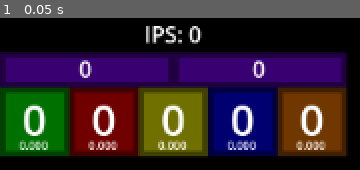
Above: before the commit, frame 1.
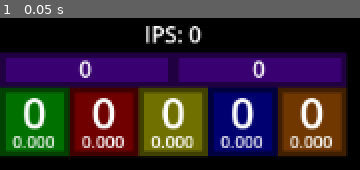
Above: after the commit, the same moment.

Repository: raphaelgoulart/ya_inputdisplay
Game: Godot game, scene res://main.tscn
Two runs of this game, one before a commit and one after it. Both use one fixed random seed, a clock stepped at 60 frames per second and the inputs below.
Inputs:
- Up to frame 1 (0.05 s): no input

The runs differ from the first frame. In frame 1, 9.0% of the frame differs, in the area x 3-93%, y 52-87%.

Commit message:
save/load settings; customize stuff
customize input bar width, scroll speed and colors

Diff:
--- a/InputBar.gd
+++ b/InputBar.gd
@@ -5,21 +5,19 @@
 var btn
 var gp_btn
 var color
-var size_rate = 400
 var rect
 var timestamp
 var x
 var y
-var w = 42
 
 # Called when the node enters the scene tree for the first time.
 func _ready():
 	rect = $ColorRect
 	rect.color = color
 	rect.color.a = 1
-	x += (50-w)/2
+	x += (50-Singleton.w)/2
 	rect.position.x = x
-	rect.size.x = w
+	rect.size.x = Singleton.w
 	rect.position.y += y
 
 func _input(ev):
@@ -34,11 +32,11 @@
 	if rect.position.y > get_viewport().get_visible_rect().size.y:
 		call_deferred("free")
 	if released:
-		rect.position.y += size_rate * delta
+		rect.position.y += Singleton.scroll_rate * delta
 	else:
-		rect.size.y += size_rate * delta
+		rect.size.y += Singleton.scroll_rate * delta
 
 func bar_release():
 	released = true
-	rect.size.y = (Time.get_unix_time_from_system() - timestamp) * size_rate
+	rect.size.y = (Time.get_unix_time_from_system() - timestamp) * Singleton.scroll_rate
 	if (rect.size.y < 1): rect.size.y = 1
--- a/Singleton.gd
+++ b/Singleton.gd
@@ -2,10 +2,27 @@
 
 var inputs_gone = []
 var ips = 0
+var scroll_rate = 400
+var w = 50
+var colors = ["#00FF00","#FF0000","#FFFF00","#0000FF","#FF8000","#8000FF","#8000FF"]
 
 # Called when the node enters the scene tree for the first time.
 func _ready():
-	pass
+	# TODO: read bindings/calibration info
+	var config = ConfigFile.new()
+	var err = config.load("user://yaid_settings.cfg")
+	if err != OK:
+		print("error reading settings file; using default values...")
+		return
+	scroll_rate = config.get_value("Settings", "scroll_rate")
+	w = config.get_value("Settings", "width")
+	colors[0] = config.get_value("Colors", "green")
+	colors[1] = config.get_value("Colors", "red")
+	colors[2] = config.get_value("Colors", "yellow")
+	colors[3] = config.get_value("Colors", "blue")
+	colors[4] = config.get_value("Colors", "orange")
+	colors[5] = config.get_value("Colors", "up")
+	colors[6] = config.get_value("Colors", "down")
 
 # TODO: calibration key receive + function
 
@@ -23,5 +40,19 @@
 
 func _notification(what):
 	if what == NOTIFICATION_WM_CLOSE_REQUEST:
-		print("quitting...") # TODO: save settings here
+		# TODO: save bindings/calibrations here
+		# save settings here
+		var config = ConfigFile.new()
+		# Store some values.
+		config.set_value("Settings", "scroll_rate", scroll_rate)
+		config.set_value("Settings", "width", w)
+		config.set_value("Colors", "green", colors[0])
+		config.set_value("Colors", "red", colors[1])
+		config.set_value("Colors", "yellow", colors[2])
+		config.set_value("Colors", "blue", colors[3])
+		config.set_value("Colors", "orange", colors[4])
+		config.set_value("Colors", "up", colors[5])
+		config.set_value("Colors", "down", colors[6])
+		# Save it to a file (overwrite if already exists).
+		config.save("user://yaid_settings.cfg")
 		get_tree().quit() # default behavior
--- a/inputbtn.gd
+++ b/inputbtn.gd
@@ -21,6 +21,8 @@
 
 # Called when the node enters the scene tree for the first time.
 func _ready():
+	index = get_meta("index")
+	self.set_meta("color",Color(Singleton.colors[index]))
 	btn = get_meta("btn")
 	gp_btn = get_meta("gp_btn")
 	label = $VBoxContainer/Label
@@ -36,7 +38,6 @@
 	spawn_inputbar = get_meta("inputbar")
 	length_label = $Length
 	if not spawn_inputbar: length_label.visible = false
-	index = get_meta("index")
 	#
 	if (spawn_inputbar):
 		label.label_settings = LabelSettings.new()
--- a/inputbtn.tscn
+++ b/inputbtn.tscn
@@ -6,10 +6,12 @@
 size = Vector2(50, 50)
 
 [sub_resource type="LabelSettings" id="LabelSettings_tihgl"]
+line_spacing = 0.0
 font_size = 31
 
 [sub_resource type="LabelSettings" id="LabelSettings_t3faq"]
-font_size = 8
+line_spacing = 0.0
+font_size = 12
 
 [node name="Button" type="Area2D"]
 script = ExtResource("1_fkaf7")
@@ -41,8 +43,9 @@
 color = Color(1, 1, 1, 0.25098)
 
 [node name="VBoxContainer" type="VBoxContainer" parent="."]
+offset_top = -4.0
 offset_right = 50.0
-offset_bottom = 46.0
+offset_bottom = 40.0
 alignment = 1
 
 [node name="Label" type="Label" parent="VBoxContainer"]
@@ -54,9 +57,9 @@
 clip_text = true
 
 [node name="Length" type="Label" parent="."]
-offset_top = 35.0
+offset_top = 31.0
 offset_right = 50.0
-offset_bottom = 50.0
+offset_bottom = 48.0
 text = "0.000"
 label_settings = SubResource("LabelSettings_t3faq")
 horizontal_alignment = 1
--- a/main.tscn
+++ b/main.tscn
@@ -42,6 +42,7 @@
 [node name="U" parent="." instance=ExtResource("2_m1xo0")]
 position = Vector2(0, 25)
 metadata/btn = 4194320
+metadata/color = Color(0.501961, 0, 1, 1)
 metadata/gp_btn = 11
 
 [node name="D" parent="." instance=ExtResource("2_m1xo0")]
Not shown, changed: README.md
